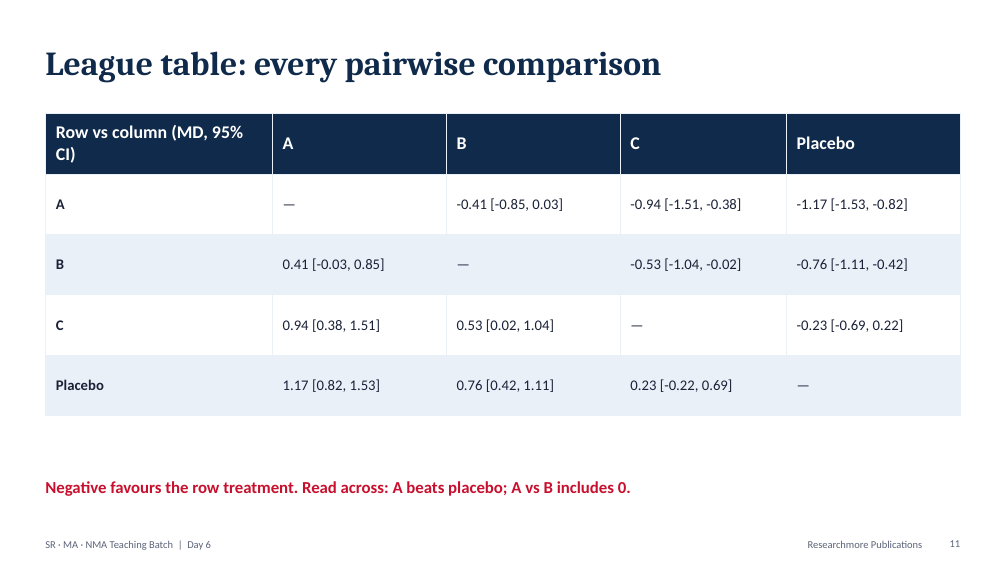
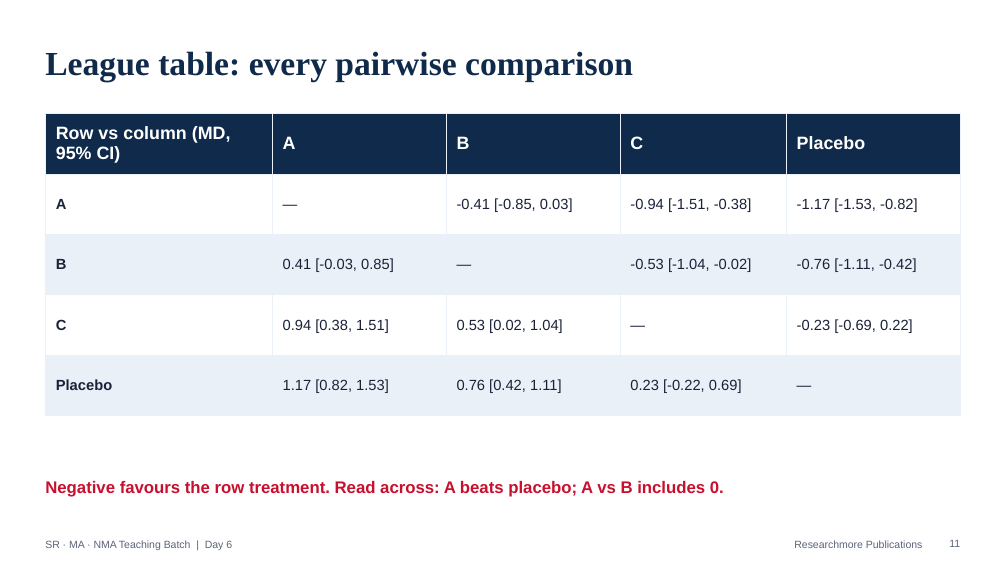
Before and after one commit to DrShikharMishra/Fuddu-Bhai, a slide deck: slide 11 of researchmore-batch/decks/Day6_Go_network_NMA.pptx. Drawn at 1008x567 pixels with LibreOffice and Linux fonts; fonts in the diff are those of the drawing. Boxes give left, top, right and bottom in pixels: in the first picture for what was removed or moved away, otherwise in the second. Text is boxed around its words. In the diff, an @@ line names an element or a change of style, - is before the commit and + after.

```diff
--- a/researchmore-batch/decks/Day6_Go_network_NMA.pptx
+++ b/researchmore-batch/decks/Day6_Go_network_NMA.pptx
@@ title "League table: every pairwise comparison" at [45, 51, 633, 82]: font Cambria to Times New Roman @@
@@ table at [45, 113, 960, 397] @@
@@ font Calibri to Arial @@
@@ font Calibri to Arial in 4 elements at [45, 481, 724, 497], [949, 540, 960, 547], [45, 540, 232, 550], [794, 540, 922, 548] @@
```
Also in this commit, not shown: 17 other slides changed, 14 other files.
